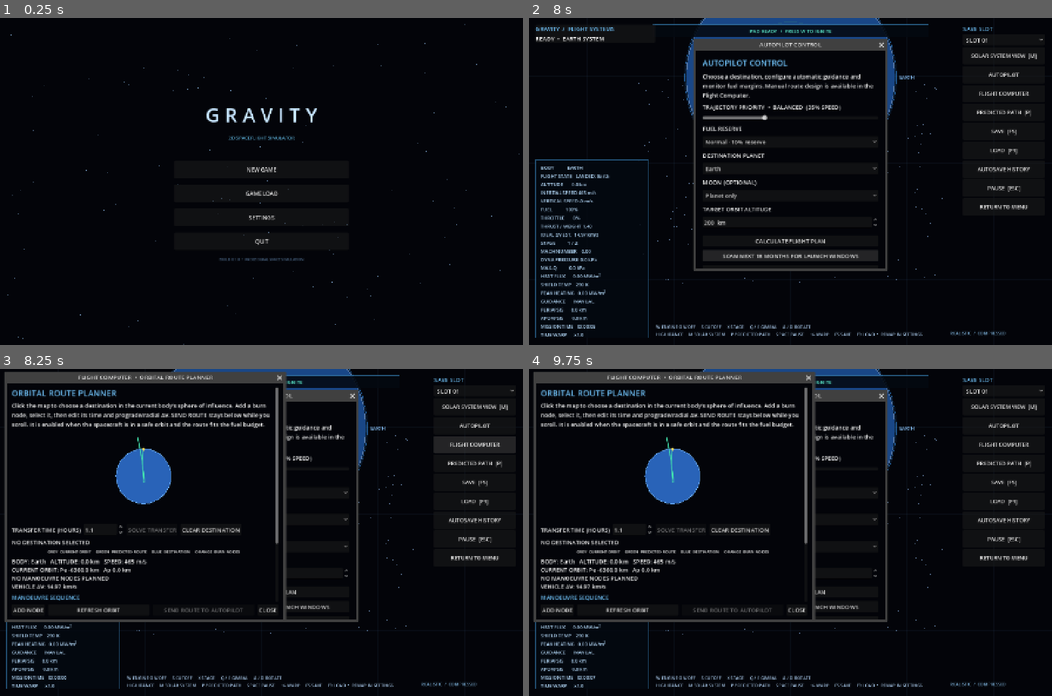
Above: before the commit, frames 1-4 (two rows, left to right).
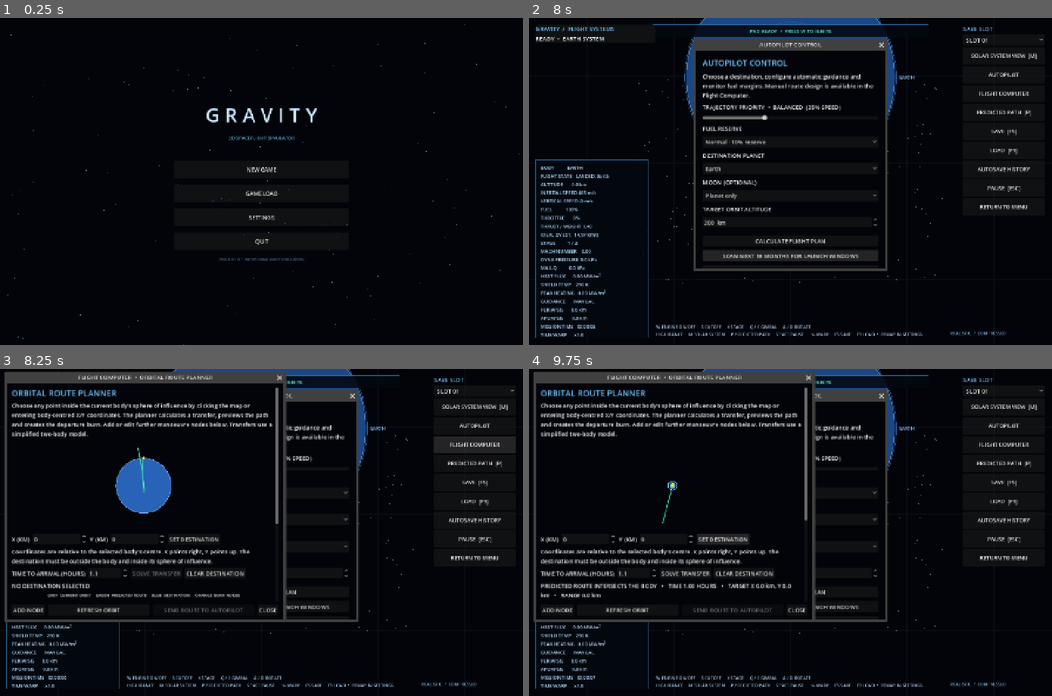
Above: after the commit, the same moments.

Repository: Blagos1195/Gravity-simulator
Game: Godot game, scene res://scenes/main.tscn
The game is run twice, just before and just after one commit, with the same random seed, the same clock (stepped at 60 frames per second) and the same inputs.
Inputs (mouse positions are in pixels of both pictures, inside the frame that each line leads up to):
- Up to frame 1 (0.25 s): no input
- Up to frame 2 (8 s): click "NEW GAME" at 0.5 s; click "CONTINUE TO ROCKET BUILDER" at 1.25 s; click "LAUNCH VEHICLE" at 2 s; click "SLOT 01" at 2.75 s; click "SOLAR SYSTEM VIEW [M]" at 3.5 s; click "AUTOPILOT" at 4.25 s; click "Normal · 10% reserve" at 5 s; click "Normal · 10% reserve" at 5.75 s; click "SCAN NEXT 18 MONTHS FOR LAUNC…" at 6.5 s; click "SCAN NEXT 18 MONTHS FOR LAUNC…" at 7.25 s
- Up to frame 3 (8.25 s): click "FLIGHT COMPUTER" at 8 s
- Up to frame 4 (9.75 s): click "CLEAR DESTINATION" at 8.75 s; click (722, 539) at 9.5 s, where only the run after the commit has a clickable "SET DESTINATION"

Frames 1-2 are identical in both runs. In frame 3, 5.2% of the frame differs, in the area x 2-54%, y 10-71%; in frame 4, 6.3%.

Commit message:
Make flight computer destinations coordinate-addressable

Diff:
--- a/Gravity/scripts/route_planner.gd
+++ b/Gravity/scripts/route_planner.gd
@@ -34,6 +34,9 @@
 var route_time_input: SpinBox
 var route_report: Label
 var solve_route_button: Button
+var target_x_input: SpinBox
+var target_y_input: SpinBox
+var target_coordinates_loading := false
 var interface_scroll: ScrollContainer
 var node_editor: Control
 var add_node_button: Button
@@ -200,7 +203,7 @@
 	root.add_child(heading)
 
 	var description := Label.new()
-	description.text = "Click the map to choose a destination in the current body's sphere of influence. Add a burn node, select it, then edit its time and prograde/radial ΔV. SEND ROUTE stays below while you scroll. It is enabled when the spacecraft is in a safe orbit and the route fits the fuel budget."
+	description.text = "Choose any point inside the current body's sphere of influence by clicking the map or entering body-centred X/Y coordinates. The planner calculates a transfer, previews the path and creates the departure burn. Add or edit further manoeuvre nodes below. Transfers use a simplified two-body model."
 	description.autowrap_mode = TextServer.AUTOWRAP_WORD_SMART
 	root.add_child(description)
 
@@ -213,16 +216,43 @@
 	orbit_plot.size_flags_horizontal = Control.SIZE_EXPAND_FILL
 	root.add_child(orbit_plot)
 
+	var target_coordinate_row := HBoxContainer.new()
+	target_coordinate_row.add_theme_constant_override("separation", 8)
+	root.add_child(target_coordinate_row)
+	var target_x_label := Label.new()
+	target_x_label.text = "X (KM)"
+	target_x_label.vertical_alignment = VERTICAL_ALIGNMENT_CENTER
+	target_coordinate_row.add_child(target_x_label)
+	target_x_input = _create_coordinate_input()
+	target_x_input.tooltip_text = "Target X coordinate relative to the current body's centre."
+	target_coordinate_row.add_child(target_x_input)
+	var target_y_label := Label.new()
+	target_y_label.text = "Y (KM)"
+	target_y_label.vertical_alignment = VERTICAL_ALIGNMENT_CENTER
+	target_coordinate_row.add_child(target_y_label)
+	target_y_input = _create_coordinate_input()
+	target_y_input.tooltip_text = "Target Y coordinate relative to the current body's centre."
+	target_coordinate_row.add_child(target_y_input)
+	var set_target_button := Button.new()
+	set_target_button.text = "SET DESTINATION"
+	set_target_button.pressed.connect(_apply_target_coordinates)
+	target_coordinate_row.add_child(set_target_button)
+
+	var coordinate_hint := Label.new()
+	coordinate_hint.text = "Coordinates are relative to the selected body's centre. X points right, Y points up. The destination must be outside the body and inside its sphere of influence."
+	coordinate_hint.autowrap_mode = TextServer.AUTOWRAP_WORD_SMART
+	root.add_child(coordinate_hint)
+
 	var destination_row := HBoxContainer.new()
 	destination_row.add_theme_constant_override("separation", 8)
 	root.add_child(destination_row)
 	var duration_label := Label.new()
-	duration_label.text = "TRANSFER TIME (HOURS)"
+	duration_label.text = "TIME TO ARRIVAL (HOURS)"
 	duration_label.vertical_alignment = VERTICAL_ALIGNMENT_CENTER
 	destination_row.add_child(duration_label)
 	route_time_input = SpinBox.new()
 	route_time_input.min_value = 0.1
-	route_time_input.max_value = 48.0
+	route_time_input.max_value = 8760.0
 	route_time_input.step = 0.5
 	route_time_input.value = route_duration / 3600.0
 	route_time_input.custom_minimum_size.x = 110.0
@@ -278,7 +308,7 @@
 	node_controls.add_child(timing_label)
 	time_input = SpinBox.new()
 	time_input.min_value = 0.0
-	time_input.max_value = 10080.0
+	time_input.max_value = 525600.0
 	time_input.step = 1.0
 	time_input.custom_minimum_size.x = 150.0
 	node_controls.add_child(time_input)
@@ -346,6 +376,14 @@
 		refresh_elapsed = 0.0
 		_refresh_state()
 
+func _create_coordinate_input() -> SpinBox:
+	var spin := SpinBox.new()
+	spin.min_value = -1000000000000.0
+	spin.max_value = 1000000000000.0
+	spin.step = 1.0
+	spin.custom_minimum_size.x = 150.0
+	return spin
+
 func _create_burn_input() -> SpinBox:
 	var spin := SpinBox.new()
 	spin.min_value = -10000.0
@@ -412,6 +450,10 @@
 			_calculate_route()
 
 func _clear_route_target() -> void:
+	target_coordinates_loading = true
+	target_x_input.value = 0.0
+	target_y_input.value = 0.0
+	target_coordinates_loading = false
 	has_route_target = false
 	route_solution_dirty = false
 	route_delta_v = 0.0
@@ -437,6 +479,10 @@
 		route_target = world_position
 		has_route_target = true
 	route_target = world_position
+	target_coordinates_loading = true
+	target_x_input.value = world_position.x / 1000.0
+	target_y_input.value = world_position.y / 1000.0
+	target_coordinates_loading = false
 	route_solution_dirty = false
 	var body_radius := float(current_body.get("radius", 0.0))
 	var sphere_of_influence := float(current_body.get("soi", INF))
@@ -451,6 +497,11 @@
 		_update_manoeuvre()
 		return
 	_calculate_route()
+
+func _apply_target_coordinates() -> void:
+	if target_coordinates_loading:
+		return
+	_set_route_target(Vector2(target_x_input.value, target_y_input.value) * 1000.0)
 
 func _stumpff_c(value: float) -> float:
 	if absf(value) < 0.0001:
@@ -838,7 +889,7 @@
 	]
 	if is_instance_valid(route_report):
 		if has_route_target:
-			route_report.text = "%s   •   FLIGHT TIME %.2f HOURS   •   TARGET ALTITUDE %.1f km" % [route_status, route_duration / 3600.0, (route_target.length() - float(current_body.get("radius", 0.0))) / 1000.0]
+			route_report.text = "%s   •   TIME %.2f HOURS   •   TARGET X %.1f km, Y %.1f km   •   RANGE %.1f km" % [route_status, route_duration / 3600.0, route_target.x / 1000.0, route_target.y / 1000.0, route_target.length() / 1000.0]
 		else:
 			route_report.text = route_status
 
